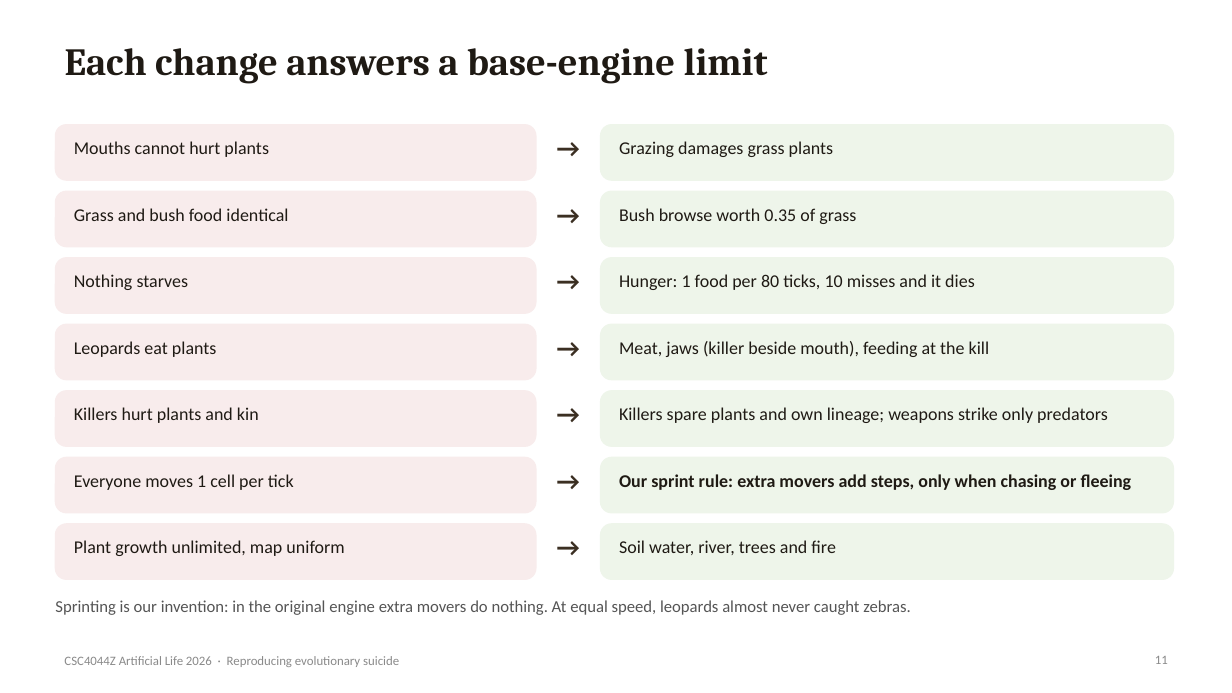
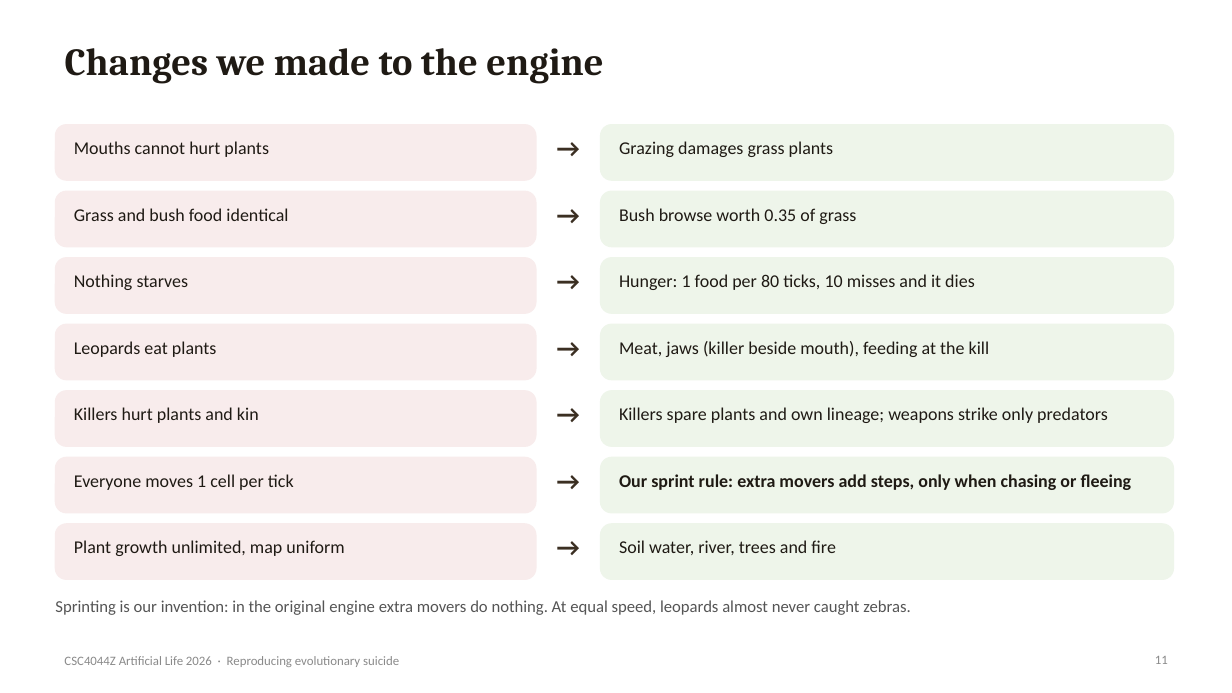
Before and after one commit to Tjeludo/LifeEngine, a slide deck: slide 11 of presentation/Evolutionary-Suicide-LifeEngine.pptx. Drawn at 1232x693 pixels with LibreOffice and Linux fonts; fonts in the diff are those of the drawing. Boxes give left, top, right and bottom in pixels: in the first picture for what was removed or moved away, otherwise in the second. Text is boxed around its words. In the diff, an @@ line names an element or a change of style, - is before the commit and + after.

Commit message:
Rewrite report and slides for clarity; tidy deck build script
Report reorganised into introduction, species, base engine and modified
engine sections with the verdict after the evidence. Slide titles made
descriptive. Deck build no longer depends on an external theme helper.

```diff
--- a/presentation/Evolutionary-Suicide-LifeEngine.pptx
+++ b/presentation/Evolutionary-Suicide-LifeEngine.pptx
@@ title at [65, 48, 603, 84]: text changed @@
-Each change answers a base-engine limit
+Changes we made to the engine
```
Also in this commit, not shown: 19 other slides changed, 1 slide added, 1 slide removed, 3 other files.
